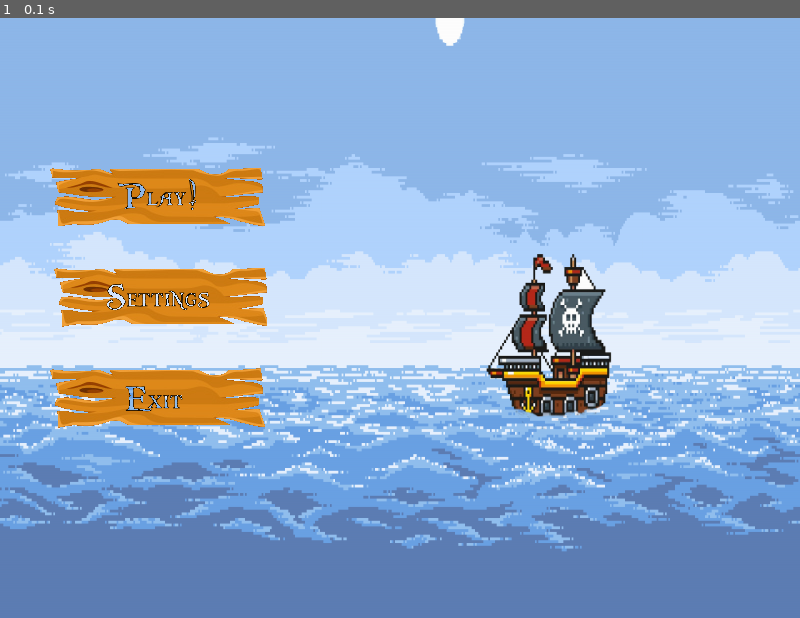
Above: before the commit, frame 1.
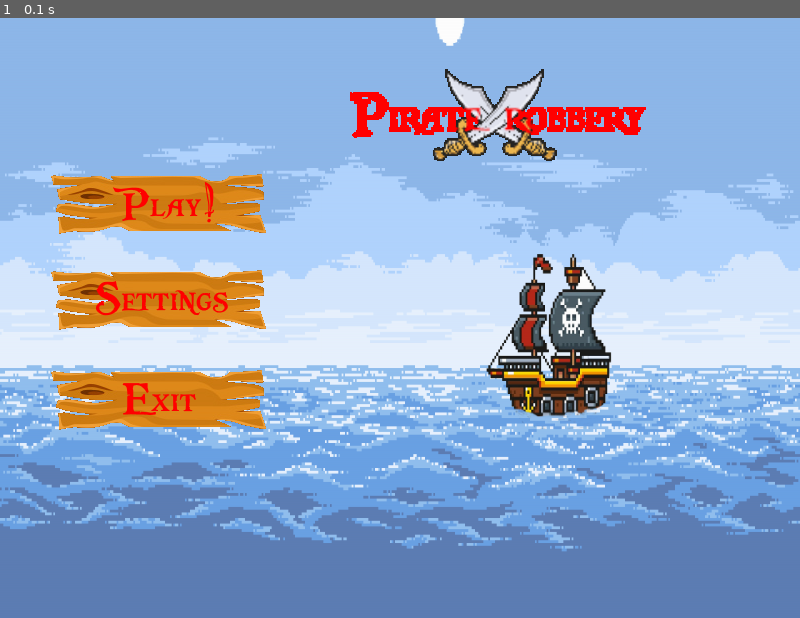
Above: after the commit, the same moment.

Repository: Unicreaste/PyGame-Project
Game: pygame game, started from Game.py
The game is run twice, just before and just after one commit, with the same random seed, the same clock (stepped at 60 frames per second) and the same inputs.
Inputs:
- Up to frame 1 (0.1 s): no input

The runs differ from the first frame. In frame 1, 5.5% of the frame differs, in the area x 6-81%, y 8-69%.

Commit message:
Buttons(without functions)(Fix)

Diff:
--- a/Game.py
+++ b/Game.py
@@ -35,6 +35,18 @@
 
 
 crashed = False
+
+class Name(pygame.sprite.Sprite):
+    image = load_image('Name.png', color_key=-1)
+
+    def __init__(self, group):
+        super().__init__(group)
+        self.image = Name.image
+        self.rect = self.image.get_rect()
+        while True:
+            self.rect.topleft = (350, 30)
+            if len(pygame.sprite.spritecollide(self, all_sprites, False)) == 1:
+                break
 
 
 class ButonPlay(pygame.sprite.Sprite):
@@ -80,6 +92,7 @@
 ButonPlay(all_sprites)
 ButonSettings(all_sprites)
 ButonExit(all_sprites)
+Name(all_sprites)
 
 run = True
 while run:
Binary file changed: data/Button_Exit.png
Binary file changed: data/Button_Play.png
Binary file changed: data/Button_Settings.png
Binary file added: data/Name.png
